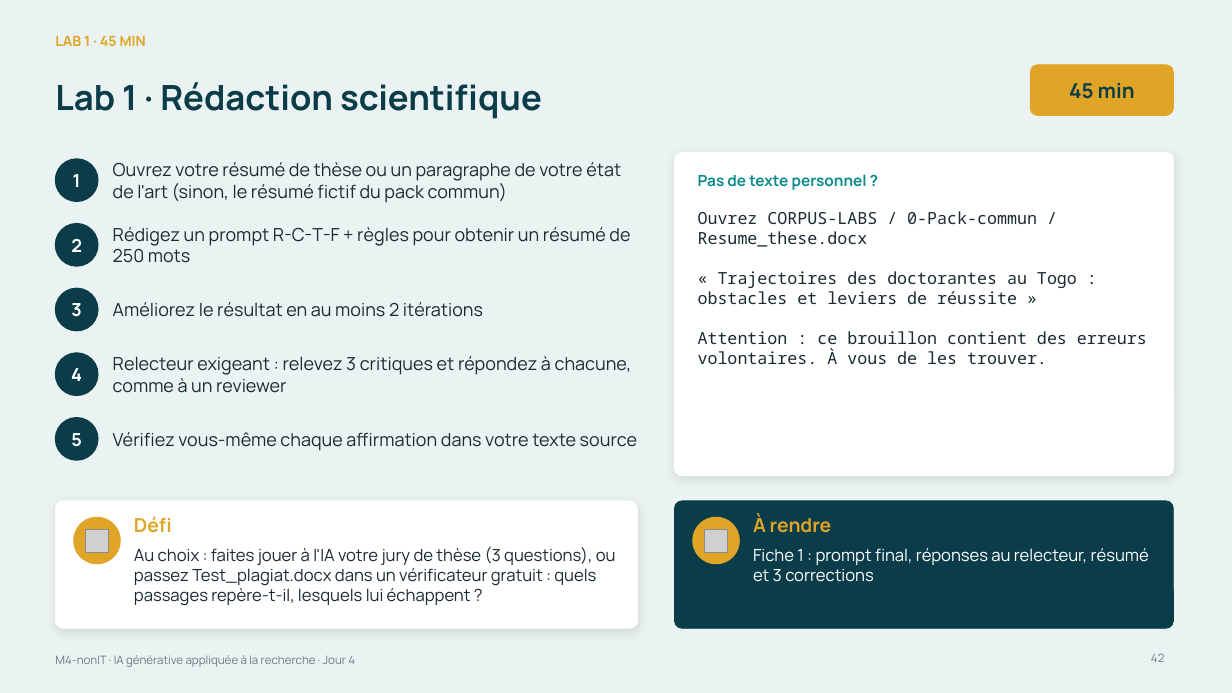
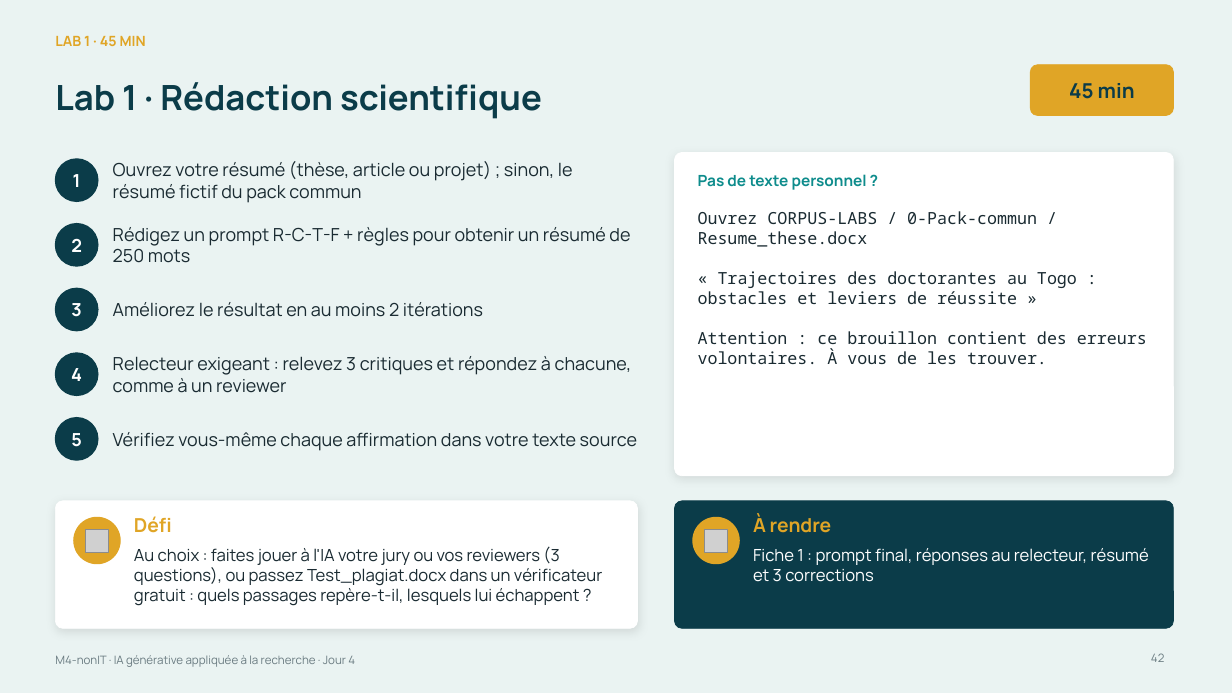
Before and after one commit to Amevi-isi/formation-chercheur-univ, a slide deck: slide 42 of module4_nonIT/M4-nonIT_IA_generative_appliquee.pptx. Drawn at 1232x693 pixels with LibreOffice and Linux fonts; fonts in the diff are those of the drawing; grey boxes stand for pictures. Boxes give left, top, right and bottom in pixels: in the first picture for what was removed or moved away, otherwise in the second. Text is boxed around its words. In the diff, an @@ line names an element or a change of style, - is before the commit and + after.

```diff
--- a/module4_nonIT/M4-nonIT_IA_generative_appliquee.pptx
+++ b/module4_nonIT/M4-nonIT_IA_generative_appliquee.pptx
@@ text at [113,161,573,203]: text changed @@
-Ouvrez votre résumé de thèse ou un paragraphe de votre état de l'art (sinon, le résumé fictif du pack commun)
+Ouvrez votre résumé (thèse, article ou projet) ; sinon, le résumé fictif du pack commun
@@ text at [134,546,602,606]: text changed @@
-Au choix : faites jouer à l'IA votre jury de thèse (3 questions), ou passez Test_plagiat.docx dans un vérificateur gratuit : quels passages repère-t-il, lesquels lui échappent ?
+Au choix : faites jouer à l'IA votre jury ou vos reviewers (3 questions), ou passez Test_plagiat.docx dans un vérificateur gratuit : quels passages repère-t-il, lesquels lui échappent ?
```
Also in this commit, not shown: 15 other slides changed, 9 other files.
